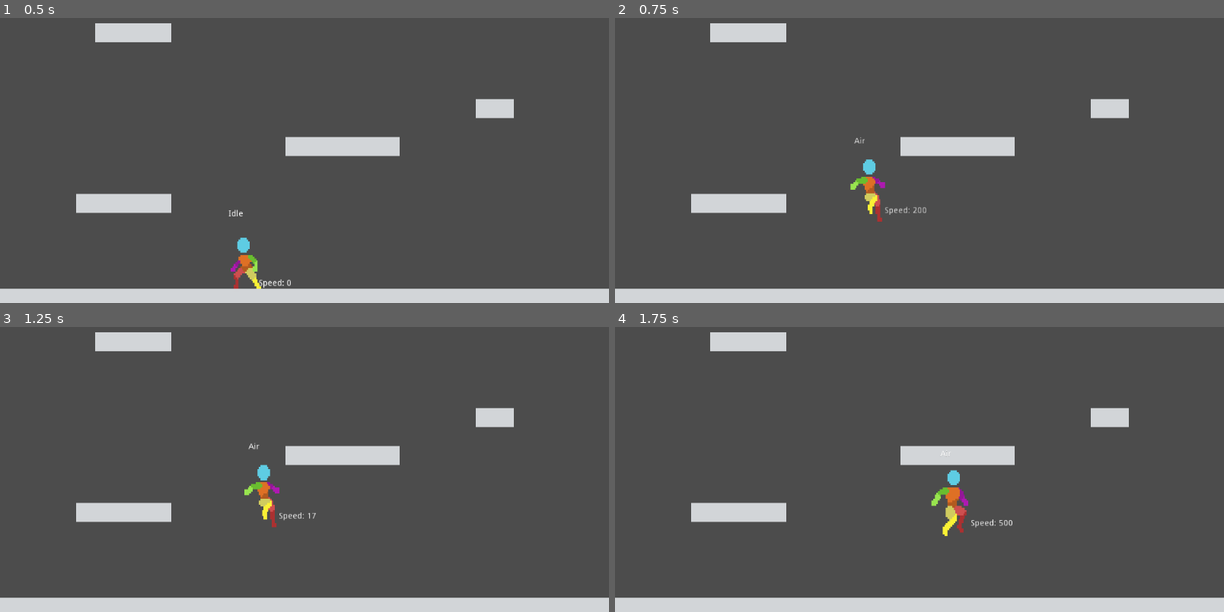
Above: before the commit, frames 1-4 (two rows, left to right).
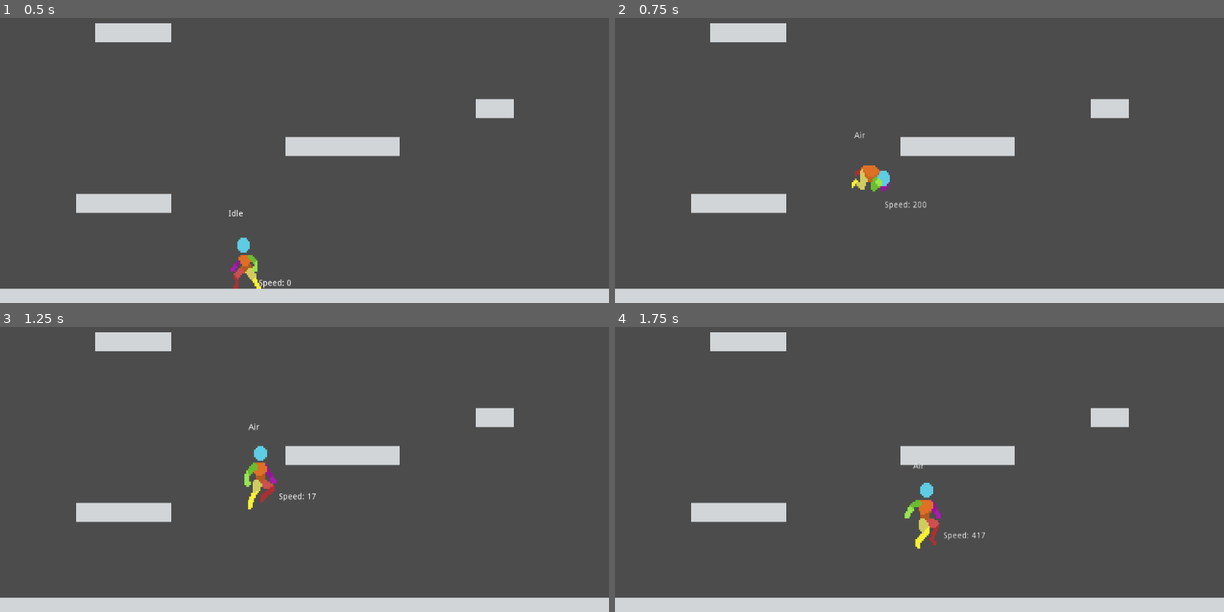
Above: after the commit, the same moments.

Repository: Santyru-C/godot3-FSM
Game: Godot game, scene res://scenes/TestGrounds.tscn
Same seed, same stepped clock (60 frames per second), same inputs: the game is played once before the commit and once after it.
Inputs:
- Up to frame 1 (0.5 s): no input
- Up to frame 2 (0.75 s): tap Enter (ui_accept) at 0.5 s; hold Right (ui_right) from 0.53 s (still down); hold Enter (ui_accept) from 0.53 s (still down)
- Up to frame 3 (1.25 s): keep holding Right (ui_right); keep holding Enter (ui_accept)
- Up to frame 4 (1.75 s): keep holding Right (ui_right); release Enter (ui_accept) at 1.28 s; tap Enter (ui_accept) at 1.35, 1.52 s

Frame 1 is identical in both runs. In frame 2, 0.8% of the frame differs, in the area x 38-52%, y 39-72%; in frame 3, 0.9%; in frame 4, 1.3%, in the area x 47-66%, y 43-78%.

Commit message:
add desacceleration

Diff:
--- a/FSM/scenes/character/AirState.gd
+++ b/FSM/scenes/character/AirState.gd
@@ -2,17 +2,38 @@
 
 export(NodePath) var moving_state_path
 export(NodePath) var idle_state_path
+export(int) var max_air_jumps = 1
 
 onready var moving_state = get_node(moving_state_path)
 onready var idle_state = get_node(idle_state_path)
 
+var extra_jumps_made = 0
+var exiting_message
+
 func on_enter():
+	extra_jumps_made = 0
+	character.jump_buffered = false
 	animation_node.travel("jumping")
 
+func buffer_jump():
+	character.jump_buffered = true
+
 func state_process(delta):
-	# add custom speeds for air movement
+	# add custom speeds for air movements
 	if character.direction.x != 0:
 		character.accelerate(delta)
 
+	elif character.direction.x == 0:
+		character.desaccelerate(delta)
+
 	if character.is_on_floor():
 		next_state = idle_state if character.direction.x == 0 else moving_state
+
+func state_input(event : InputEvent):
+	if event.is_action_pressed("ui_accept") and extra_jumps_made < max_air_jumps:
+		extra_jumps_made += 1
+		animation_node.travel("air_spin")
+		character.jump()
+
+	elif event.is_action_pressed("ui_accept") and extra_jumps_made == max_air_jumps:
+		character.buffer_jump()
